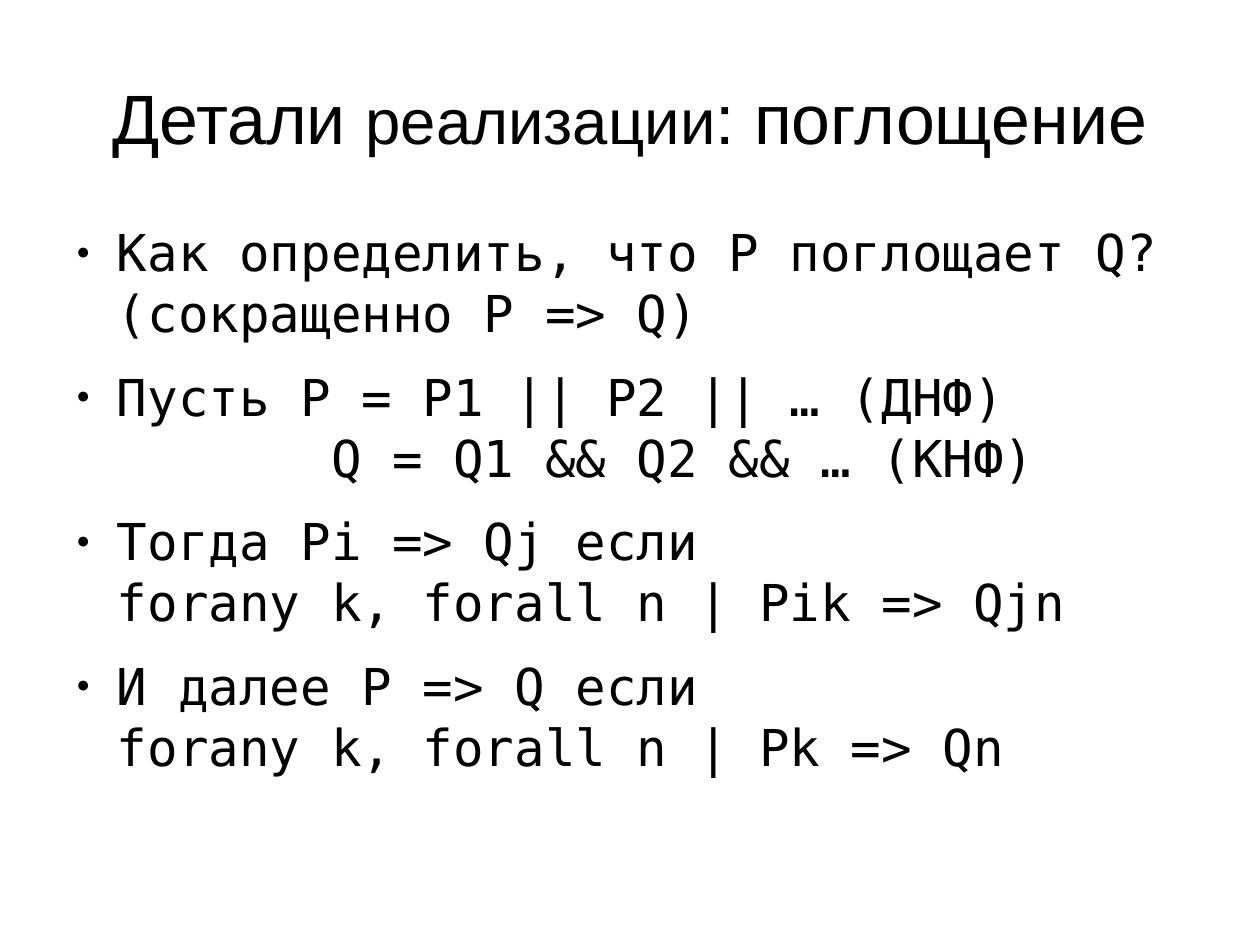
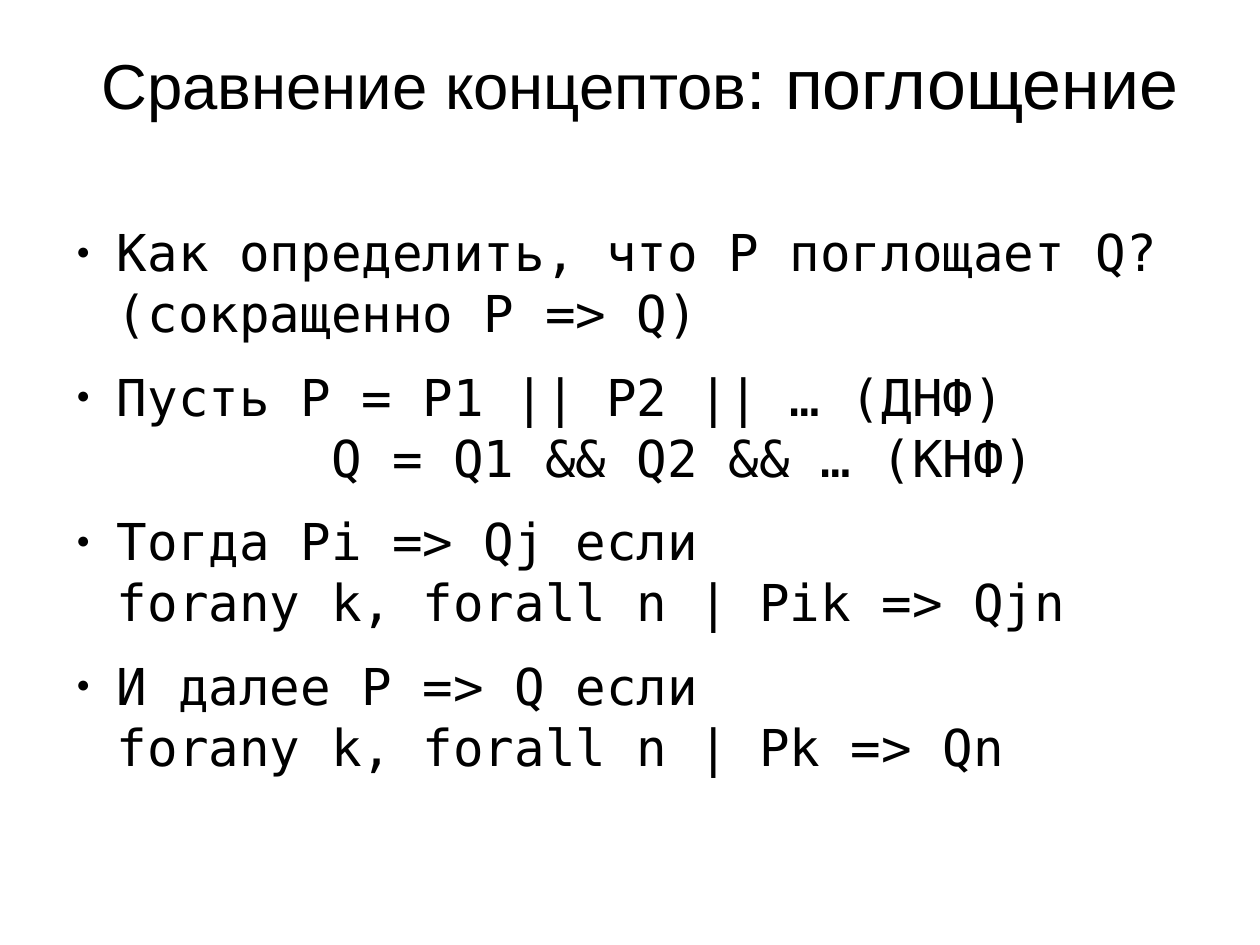
Before and after one commit to MIPT-ILab/cpp-lects-rus, a slide deck: slide 60 of cpp_code/concepts-talk/concepts.odp (slide 54 before the commit). Drawn at 1260x945 pixels with LibreOffice and Linux fonts; fonts in the diff are those of the drawing. Boxes give left, top, right and bottom in pixels: in the first picture for what was removed or moved away, otherwise in the second. Text is boxed around its words. In the diff, an @@ line names an element or a change of style, - is before the commit and + after.

```diff
--- a/cpp_code/concepts-talk/concepts.odp
+++ b/cpp_code/concepts-talk/concepts.odp
@@ title at (101, 64, 1178, 122): text changed; size 44 to 40 pt @@
-Детали реализации: поглощение
+Сравнение концептов: поглощение
```
Also in this commit, not shown: 29 other slides changed, 16 slides added, 2 slides removed, 2 other files.
